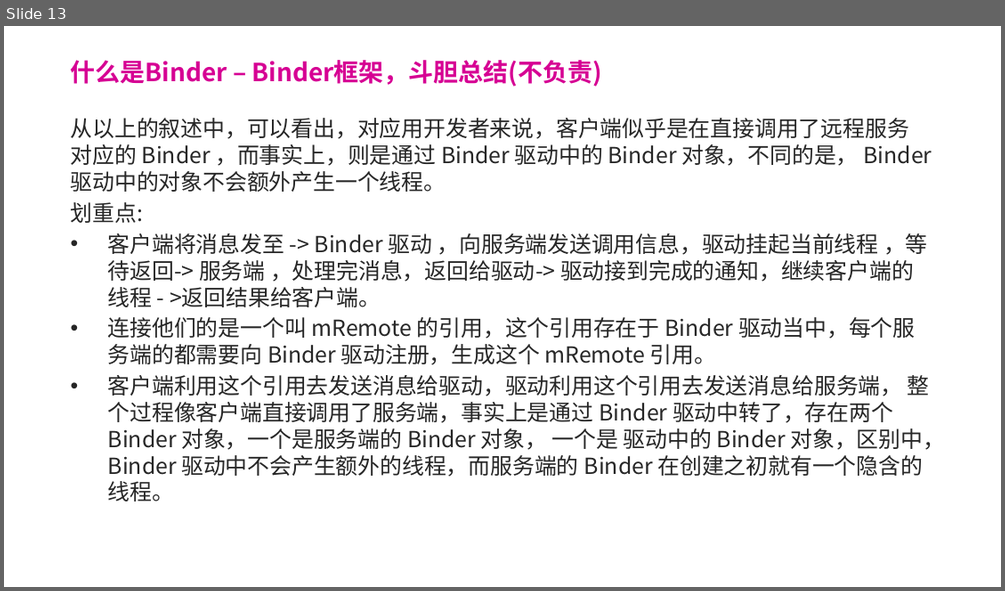
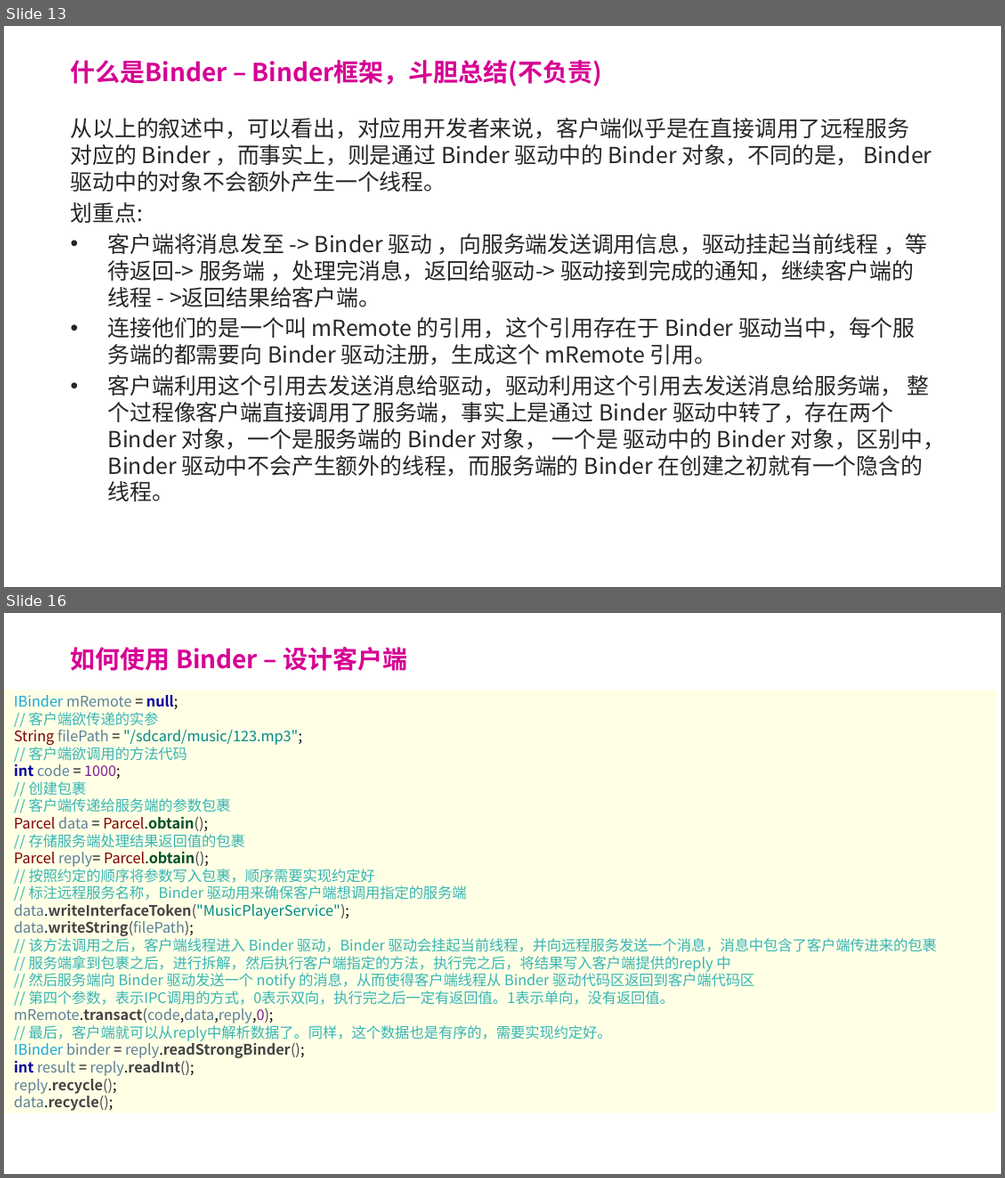
Before and after one commit to forsail/Study, a slide deck: notes/binder/binder简介.pptx. Shown one above the other, each under a label of ours: slide 13 before the commit, slides 13 and 16 after it; the slides between them are not shown. The pictures are 1005x591 and 1005x1178 pixels, drawn with LibreOffice and Linux fonts; fonts in the diff are those of the drawing; background and template pictures are left out. Boxes give left, top, right and bottom in pixels: in the first picture for what was removed or moved away, otherwise in the second. Text is boxed around its words. In the diff, an @@ line names an element or a change of style, - is before the commit and + after.

Commit message:
[ binder  ]  ppt

```diff
--- a/notes/binder/binder简介.pptx
+++ b/notes/binder/binder简介.pptx
@@ slide 16 added at <box>4,613,1001,1174</box>, background picture (left out) @@
@@ title added at <box>71,647,407,671</box>, 18 pt, text #D60093, bold @@
+如何使用 Binder – 设计客户端
@@ text added at <box>14,695,937,1111</box>, 10.5 pt, text #38B5B5 @@
+IBinder mRemote = null;
+// 客户端欲传递的实参
+String filePath = "/sdcard/music/123.mp3";
+// 客户端欲调用的方法代码
+int code = 1000;
+// 创建包裹
+// 客户端传递给服务端的参数包裹
+Parcel data = Parcel.obtain();
+// 存储服务端处理结果返回值的包裹
+Parcel reply= Parcel.obtain();
+// 按照约定的顺序将参数写入包裹，顺序需要实现约定好
+// 标注远程服务名称，Binder 驱动用来确保客户端想调用指定的服务端
+data.writeInterfaceToken("MusicPlayerService");
+data.writeString(filePath);
+// 该方法调用之后，客户端线程进入 Binder 驱动，Binder 驱动会挂起当前线程，并向远程服务发送一个消息，消息中包含了客户端传进来的包裹
+// 服务端拿到包裹之后，进行拆解，然后执行客户端指定的方法，执行完之后，将结果写入客户端提供的reply 中
+// 然后服务端向 Binder 驱动发送一个 notify 的消息，从而使得客户端线程从 Binder 驱动代码区返回到客户端代码区
+// 第四个参数，表示IPC调用的方式，0表示双向，执行完之后一定有返回值。1表示单向，没有返回值。
+mRemote.transact(code,data,reply,0);
+// 最后，客户端就可以从reply中解析数据了。同样，这个数据也是有序的，需要实现约定好。
+IBinder binder = reply.readStrongBinder();
+int result = reply.readInt();
+reply.recycle();
+data.recycle();
```
Also in this commit, not shown: 1 slide changed, 6 other slides added, 2 slides removed.
